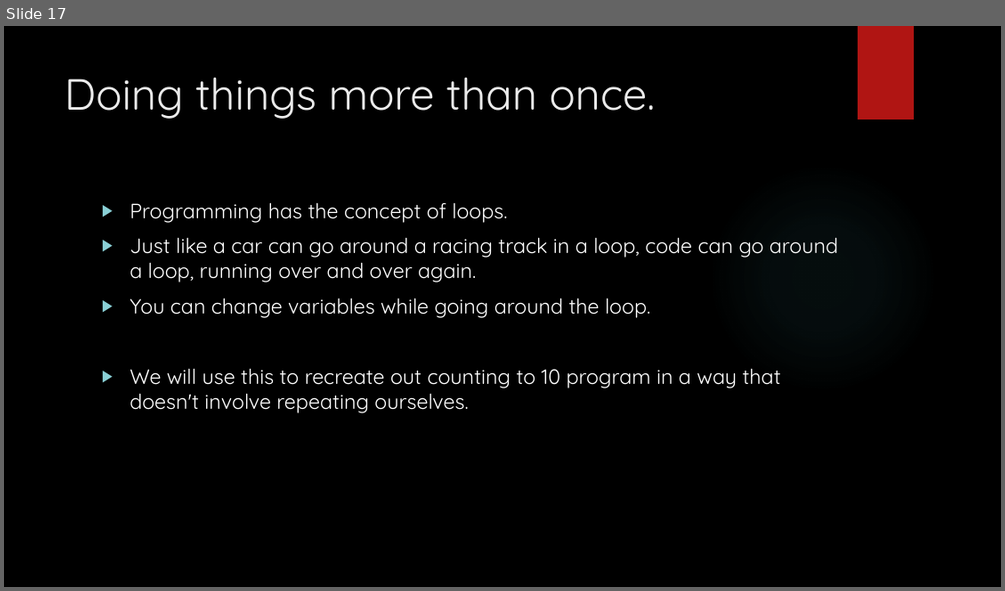
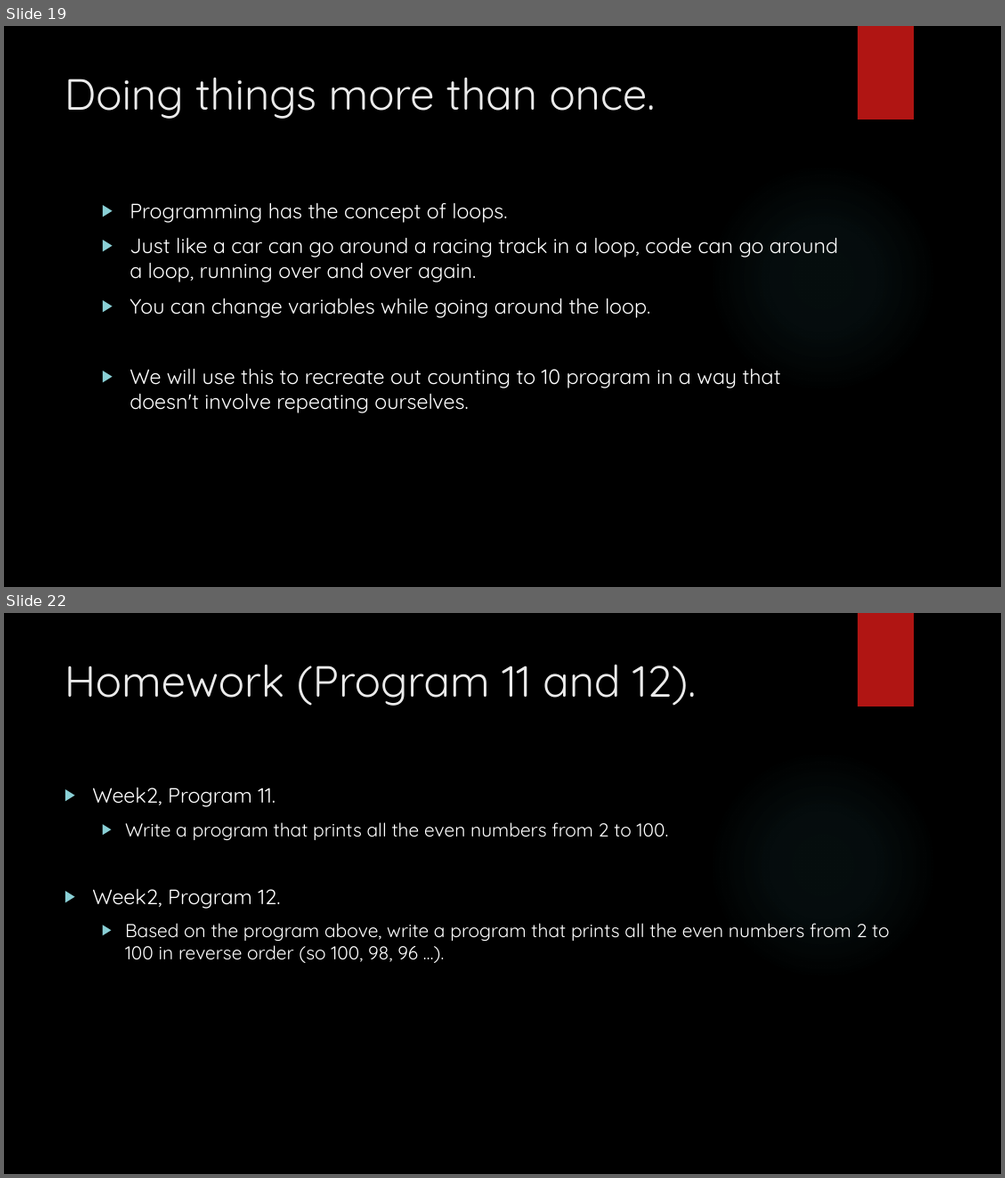
Before and after one commit to davidgroves/DGM_Tutorials, a slide deck: week2/week2.pptx. Shown one above the other, each under a label of ours: slide 17 before the commit, slides 19 and 22 after it; the slides between them are not shown. The pictures are 1005x591 and 1005x1178 pixels, drawn with LibreOffice and Linux fonts; fonts in the diff are those of the drawing; background and template pictures are left out. Boxes give left, top, right and bottom in pixels: in the first picture for what was removed or moved away, otherwise in the second. Text is boxed around its words. In the diff, an @@ line names an element or a change of style, - is before the commit and + after.

Commit message:
Finished up week2

```diff
--- a/week2/week2.pptx
+++ b/week2/week2.pptx
@@ slide 22 added at box(4, 613, 1001, 1174), background picture (left out); not listed: 2 template elements that a slide beside it also shows @@
@@ title added at box(65, 664, 696, 706), 42 pt, text #EBEBEB @@
+Homework (Program 11 and 12).
@@ text added at box(92, 787, 890, 963), 18 pt, text #FFFFFF @@
+▶ Week2, Program 11.
+  ▶ Write a program that prints all the even numbers from 2 to 100.
+▶ Week2, Program 12.
+  ▶ Based on the program above, write a program that prints all the even numbers from 2 to 100 in reverse order (so 100, 98, 96 …).
@@ what was slide 17 is now slide 19 @@
```
Also in this commit, not shown: 1 slide changed, 6 other slides added.
